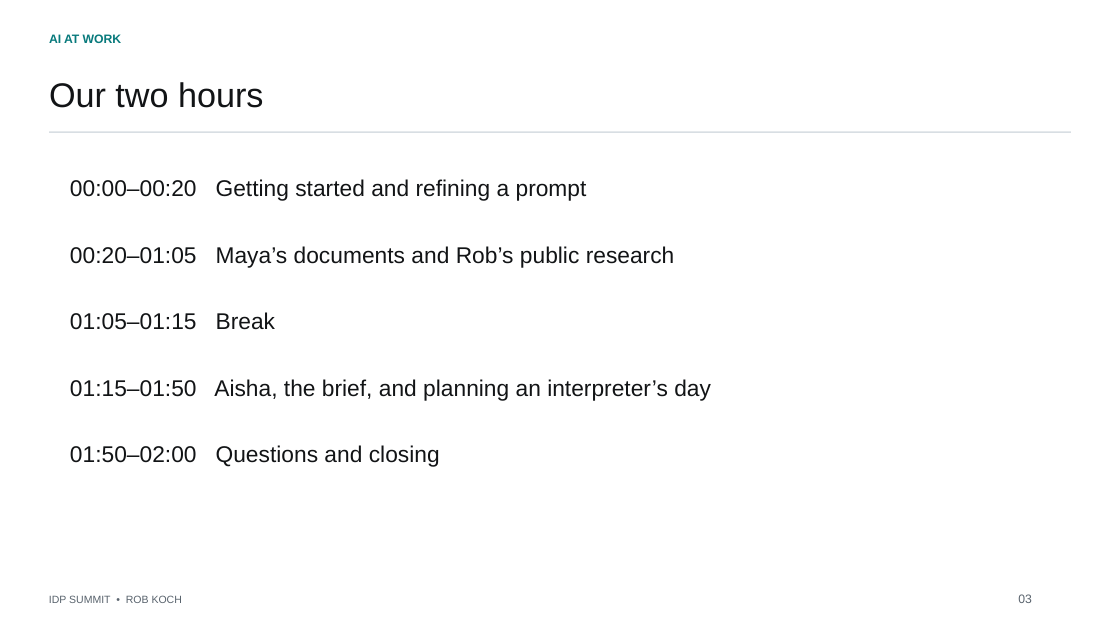
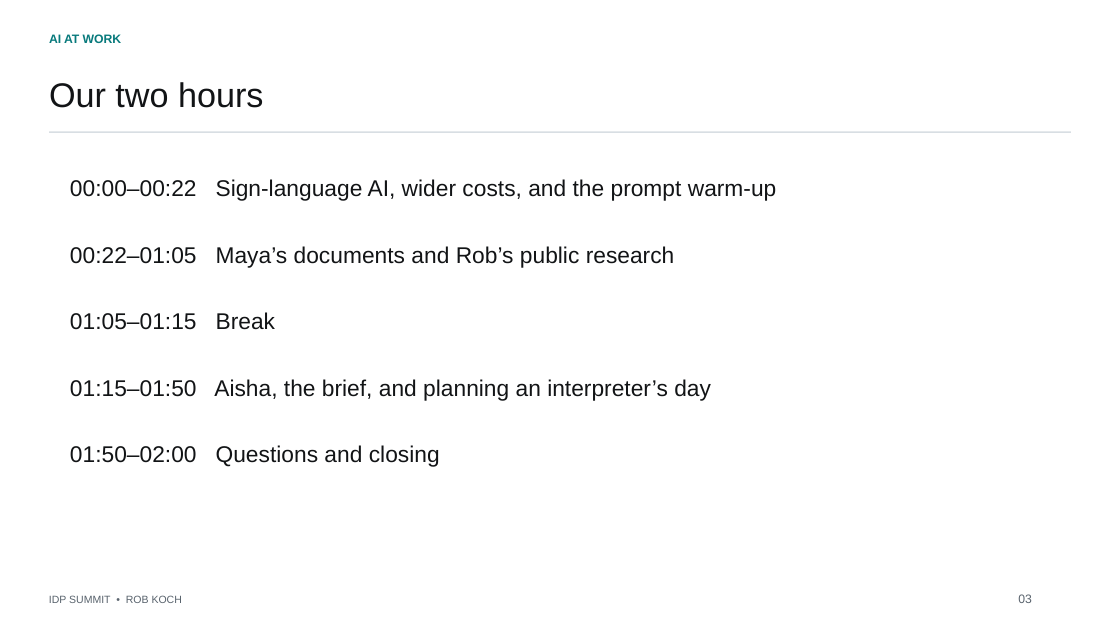
Before and after one commit to robcube/interpreting-for-deaf-professionals-summit-2026, a slide deck: slide 3 of ai-at-work/AI-at-Work_2026_CC-BY.pptx. Drawn at 1120x630 pixels with LibreOffice and Linux fonts; fonts in the diff are those of the drawing. Boxes give left, top, right and bottom in pixels: in the first picture for what was removed or moved away, otherwise in the second. Text is boxed around its words. In the diff, an @@ line names an element or a change of style, - is before the commit and + after.

Commit message:
Add sign-language AI and wider AI context slides

```diff
--- a/ai-at-work/AI-at-Work_2026_CC-BY.pptx
+++ b/ai-at-work/AI-at-Work_2026_CC-BY.pptx
@@ text at <box>70,179,777,201</box>: text changed @@
-00:00–00:20 Getting started and refining a prompt
+00:00–00:22 Sign-language AI, wider costs, and the prompt warm-up
@@ text at <box>70,246,675,268</box>: text changed @@
-00:20–01:05 Maya’s documents and Rob’s public research
+00:22–01:05 Maya’s documents and Rob’s public research
```
Also in this commit, not shown: 33 other slides changed, 2 slides added, 3 other files.
